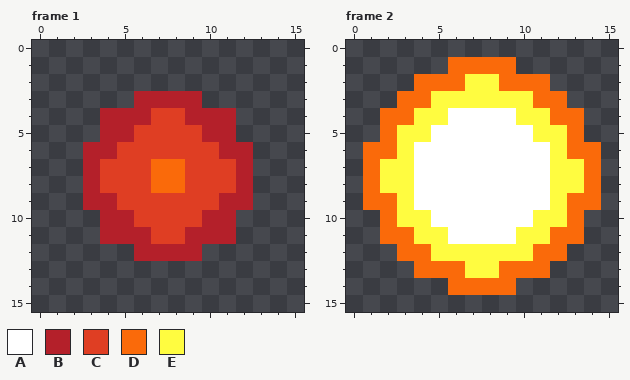
One commit to this pixel-art file: assets/sprites/bullet.aseprite. The picture above is the old version.
16x16 pixels, 6 frames. Shown: frame 1, frame 2. The commit also changed other frames, which this record leaves out.
Palette (. is transparent): A #ffffff  B #b4202a  C #df3e23  D #fa6a0a  E #fffc40
Pixels before, frame 1, first column x 3:
 3 ...BBBB...
 4 .BBBCCBBB.
 5 .BBCCCCBB.
 6 BBCCCCCCBB
 7 BCCCDDCCCB
 8 BCCCDDCCCB
 9 BBCCCCCCBB
10 .BBCCCCBB.
11 .BBBCCBBB.
12 ...BBBB...
Pixels before, frame 2, first column x 1:
 1 .....DDDD.....
 2 ...DDDEEDDD...
 3 ..DDEEEEEEDD..
 4 .DDEEAAAAEEDD.
 5 .DEEAAAAAAEED.
 6 DDEAAAAAAAAEDD
 7 DEEAAAAAAAAEED
 8 DEEAAAAAAAAEED
 9 DDEAAAAAAAAEDD
10 .DEEAAAAAAEED.
11 .DDEEAAAAEEDD.
12 ..DDEEEEEEDD..
13 ...DDDEEDDD...
14 .....DDDD.....
Once edited:
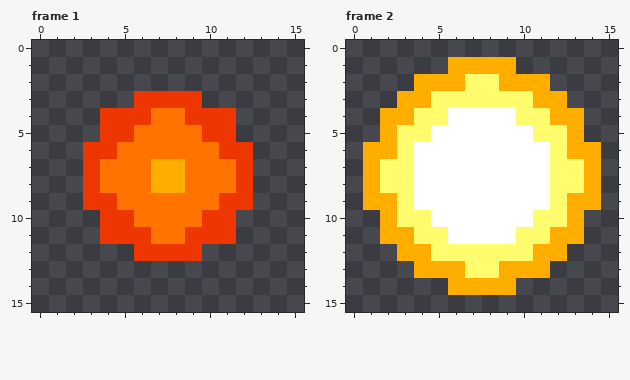
What changed:
colour B: #b4202a -> #ee3600
colour C: #df3e23 -> #ff7400
colour D: #fa6a0a -> #ffae00
colour E: #fffc40 -> #fffd6e
